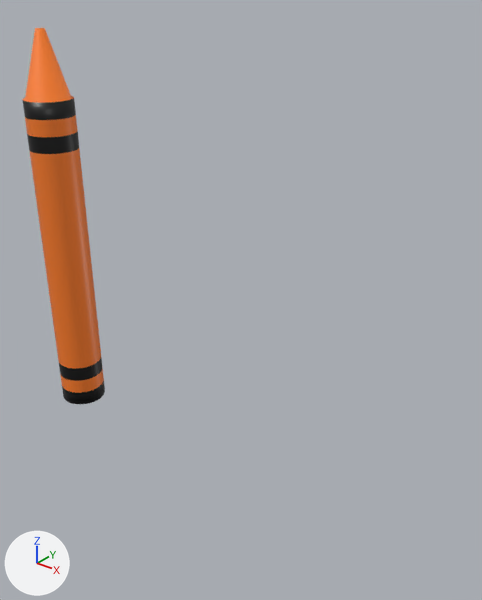
Two versions of the Blender file ImportedModels/Crayon.blend, one commit apart.
Both versions are drawn from a camera (50 mm lens) standing at (23.2, -16.7, 18.4) and looking at (9.3, 0.6, 7.6). Lighting does not change. The marker at lower left points along +X, +Y and +Z.
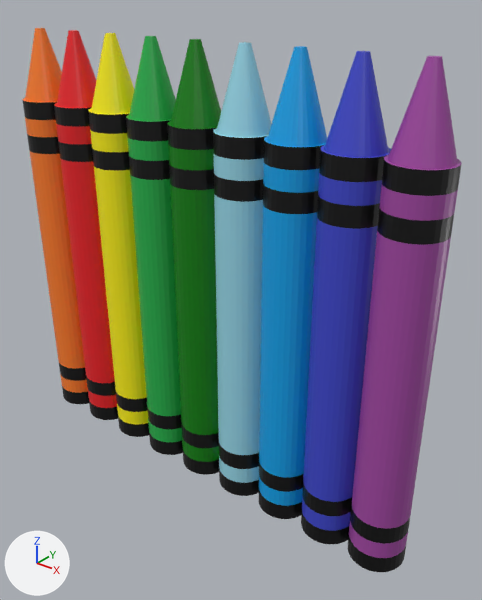
Location of each change, [x1, y1, x2, y2] in pixels of the pictures (482 x 600 px):
'CrayonP', added (purple): after [348, 56, 462, 572]
'CrayonBD', added (blue): after [301, 51, 391, 545]
'CrayonB', added (blue): after [259, 46, 328, 519]
'CrayonBL', added (cyan): after [213, 42, 271, 496]
'CrayonG', added (green): after [167, 39, 221, 475]
'CrayonGl', added (green): after [126, 36, 183, 455]
'CrayonY', added (yellow): after [88, 33, 149, 437]
'CrayonR', added (red): after [54, 30, 118, 420]
part 1 of me_cylinder_002, shading changed: [22, 28, 89, 404] in both

What the commit changed:
me_cylinder_002 has 384 vertices, 354 faces and spans x -1.0..1.0, y -1.0..1.0, z 0.0..16.6.
me_cylinder_002 is used by ob_cylinder_001; location (0.0, 0.0, 0.0).
me_cylinder_002 part 1: all faces are now shaded flat (354 of 354 changed).
Mesh me_cylinder_009 is new.
It has 384 vertices, 354 faces and spans x -1.0..1.0, y -1.0..1.0, z 0.0..16.6.
It uses material mat_material_001 (picture img_game_jam_colors_png).
Mesh me_cylinder_008 is new.
It has 384 vertices, 354 faces and spans x -1.0..1.0, y -1.0..1.0, z 0.0..16.6.
It uses material mat_material_001 (picture img_game_jam_colors_png).
Mesh me_cylinder_007 is new.
It has 384 vertices, 354 faces and spans x -1.0..1.0, y -1.0..1.0, z 0.0..16.6.
It uses material mat_material_001 (picture img_game_jam_colors_png).
Mesh me_cylinder_006 is new.
It has 384 vertices, 354 faces and spans x -1.0..1.0, y -1.0..1.0, z 0.0..16.6.
It uses material mat_material_001 (picture img_game_jam_colors_png).
Mesh me_cylinder_005 is new.
It has 384 vertices, 354 faces and spans x -1.0..1.0, y -1.0..1.0, z 0.0..16.6.
It uses material mat_material_001 (picture img_game_jam_colors_png).
Mesh me_cylinder_004 is new.
It has 384 vertices, 354 faces and spans x -1.0..1.0, y -1.0..1.0, z 0.0..16.6.
It uses material mat_material_001 (picture img_game_jam_colors_png).
Mesh me_cylinder_003 is new.
It has 384 vertices, 354 faces and spans x -1.0..1.0, y -1.0..1.0, z 0.0..16.6.
It uses material mat_material_001 (picture img_game_jam_colors_png).
Mesh me_cylinder_001 is new.
It has 384 vertices, 354 faces and spans x -1.0..1.0, y -1.0..1.0, z 0.0..16.6.
It uses material mat_material_001 (picture img_game_jam_colors_png).
Object 'CrayonP' (ob_crayonp) is new; it shows me_cylinder_009.
Its location is (16.0, 0.0, 0.0).
Object 'CrayonBD' (ob_crayonbd) is new; it shows me_cylinder_008.
Its location is (14.0, 0.0, 0.0).
Object 'CrayonB' (ob_crayonb) is new; it shows me_cylinder_007.
Its location is (12.0, 0.0, 0.0).
Object 'CrayonBL' (ob_crayonbl) is new; it shows me_cylinder_006.
Its location is (10.0, 0.0, 0.0).
Object 'CrayonG' (ob_crayong) is new; it shows me_cylinder_005.
Its location is (8.0, 0.0, 0.0).
Object 'CrayonGl' (ob_crayongl) is new; it shows me_cylinder_004.
Its location is (6.0, 0.0, 0.0).
Object 'CrayonY' (ob_crayony) is new; it shows me_cylinder_003.
Its location is (4.0, 0.0, 0.0).
Object 'CrayonR' (ob_crayonr) is new; it shows me_cylinder_001.
Its location is (2.0, 0.0, 0.0).
